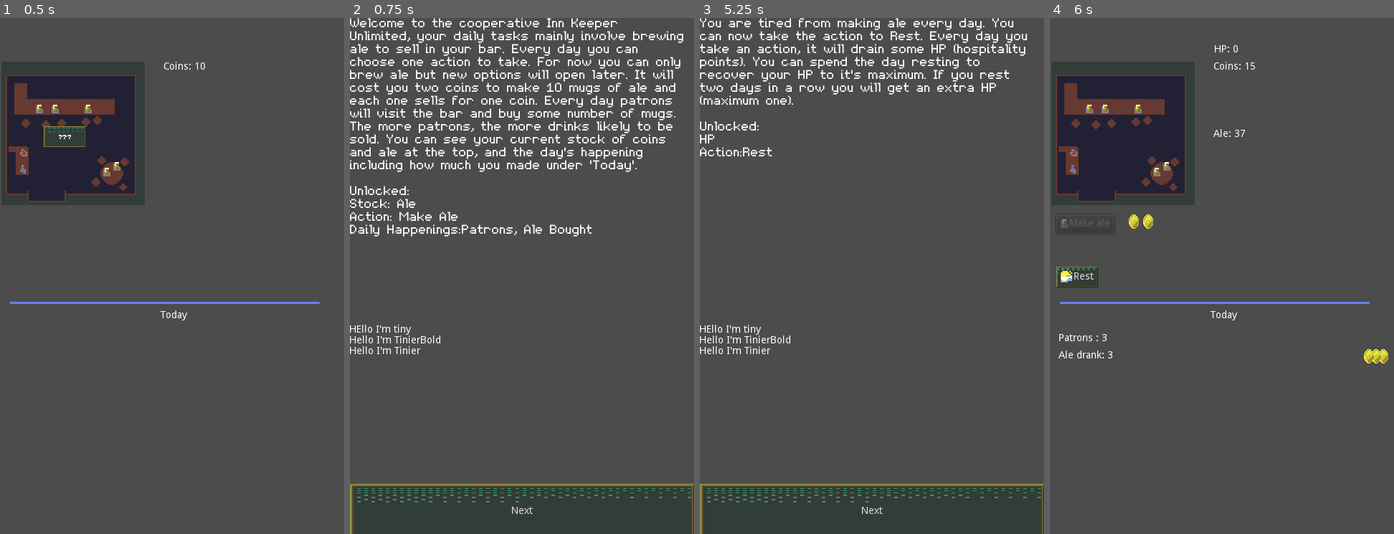
Above: before the commit, frames 1-4 (left to right).
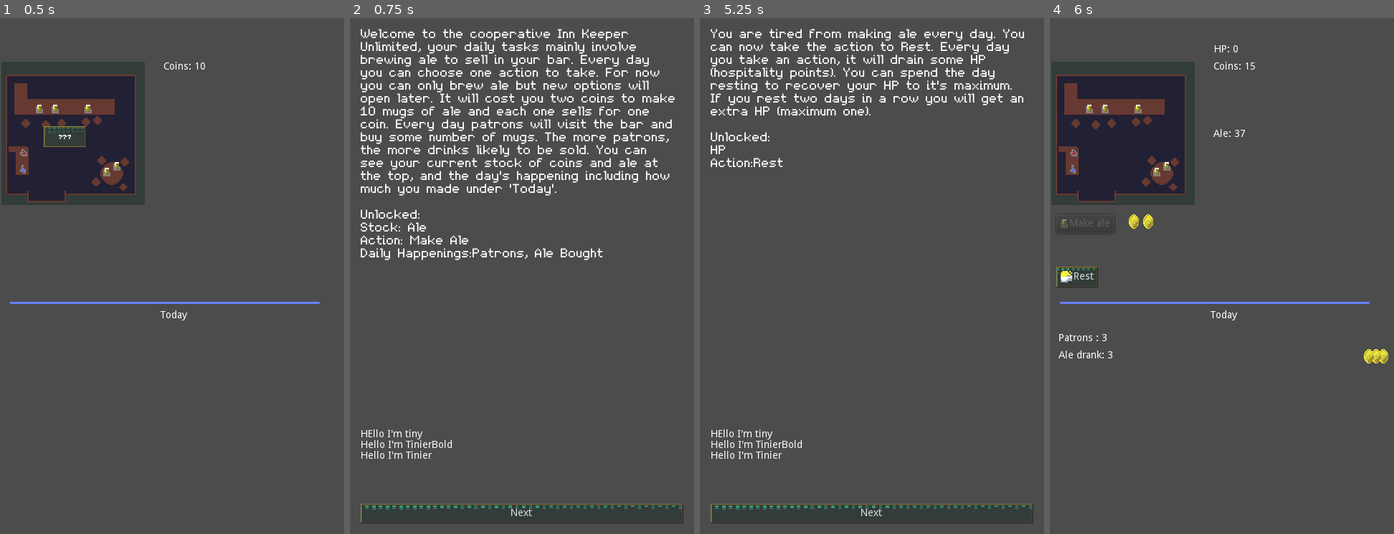
Above: after the commit, the same moments.

Repository: RoxT/InnKeeperUnlimited
Game: Godot game, scene res://Inn.tscn
Two runs of this game, one before a commit and one after it. Both use one fixed random seed, a clock stepped at 60 frames per second and the inputs below.
Inputs (mouse positions are in pixels of both pictures, inside the frame that each line leads up to):
- Up to frame 1 (0.5 s): no input
- Up to frame 2 (0.75 s): click (415, 136) at 0.5 s
- Up to frame 3 (5.25 s): click "Next" at 1.25 s; click "Make ale" at 2 s; click "Make ale" at 2.75 s; click "Make ale" at 3.5 s; tap Enter at 4.25 s; click (765, 136) at 5 s
- Up to frame 4 (6 s): click "Next" at 5.75 s

Frame 1 is identical in both runs. In frame 2, 20% of the frame differs, in the area x 0-100%, y 0-100%; in frame 3, 14%; in frame 4, nothing differs.

Commit message:
margins!

Diff:
--- a/project/DialogScene.tscn
+++ b/project/DialogScene.tscn
@@ -1,29 +1,31 @@
-[gd_scene load_steps=5 format=2]
+[gd_scene load_steps=6 format=2]
 
 [ext_resource path="res://resources/tinier.tres" type="DynamicFont" id=1]
 [ext_resource path="res://resources/tiny2.tres" type="DynamicFont" id=2]
 [ext_resource path="res://resources/tinierBold.tres" type="DynamicFont" id=3]
 [ext_resource path="res://scripts/DialogScene.gd" type="Script" id=4]
+[ext_resource path="res://resources/new_theme.tres" type="Theme" id=5]
 
 [node name="Dialog" type="Control"]
 anchor_right = 1.0
 anchor_bottom = 1.0
 script = ExtResource( 4 )
 
-[node name="Next" type="Button" parent="."]
-anchor_left = 0.5
-anchor_top = 1.0
-anchor_right = 0.5
+[node name="MarginContainer" type="MarginContainer" parent="."]
+anchor_right = 1.0
 anchor_bottom = 1.0
-margin_left = -240.0
-margin_top = -70.0
-margin_right = 241.0
-margin_bottom = 7.0
-text = "Next"
+theme = ExtResource( 5 )
 
-[node name="RichTextLabelTiny" type="RichTextLabel" parent="."]
-margin_right = 476.0
-margin_bottom = 419.0
+[node name="VBoxContainer" type="VBoxContainer" parent="MarginContainer"]
+margin_left = 15.0
+margin_top = 15.0
+margin_right = 465.0
+margin_bottom = 705.0
+
+[node name="RichTextLabelTiny" type="RichTextLabel" parent="MarginContainer/VBoxContainer"]
+margin_right = 450.0
+margin_bottom = 555.0
+size_flags_vertical = 3
 custom_fonts/italics_font = ExtResource( 1 )
 custom_fonts/bold_font = ExtResource( 3 )
 custom_fonts/normal_font = ExtResource( 2 )
@@ -35,11 +37,11 @@
 Hello I'm TinierBold
 Hello I'm Tinier"
 
-[node name="RichTextLabelDefault" type="RichTextLabel" parent="."]
-margin_left = -1.0
-margin_top = 428.0
-margin_right = 475.0
-margin_bottom = 649.0
+[node name="RichTextLabelDefault" type="RichTextLabel" parent="MarginContainer/VBoxContainer"]
+margin_top = 559.0
+margin_right = 450.0
+margin_bottom = 659.0
+rect_min_size = Vector2( 0, 100 )
 bbcode_enabled = true
 bbcode_text = "HEllo I'm tiny
 [b]Hello I'm TinierBold[/b]
@@ -48,4 +50,10 @@
 Hello I'm TinierBold
 Hello I'm Tinier"
 
-[connection signal="pressed" from="Next" to="." method="_on_Next_pressed"]
+[node name="Next" type="Button" parent="MarginContainer/VBoxContainer"]
+margin_top = 663.0
+margin_right = 450.0
+margin_bottom = 690.0
+text = "Next"
+
+[connection signal="pressed" from="MarginContainer/VBoxContainer/Next" to="." method="_on_Next_pressed"]
--- a/project/resources/new_theme.tres
+++ b/project/resources/new_theme.tres
@@ -14,3 +14,7 @@
 
 [resource]
 Button/styles/normal = SubResource( 1 )
+MarginContainer/constants/margin_bottom = 15
+MarginContainer/constants/margin_left = 15
+MarginContainer/constants/margin_right = 15
+MarginContainer/constants/margin_top = 15
--- a/project/scripts/DialogScene.gd
+++ b/project/scripts/DialogScene.gd
@@ -21,8 +21,8 @@
 var page := 0
 onready var current:int = S.current_event
 
-onready var default:RichTextLabel = $RichTextLabelDefault
-onready var tiny:RichTextLabel = $RichTextLabelTiny
+onready var default:RichTextLabel = $MarginContainer/VBoxContainer/RichTextLabelDefault
+onready var tiny:RichTextLabel = $MarginContainer/VBoxContainer/RichTextLabelTiny
 onready var labels = [default, tiny]
 
 signal dialog_finished
Not shown, changed: index.html
Not shown, changed: index.pck
